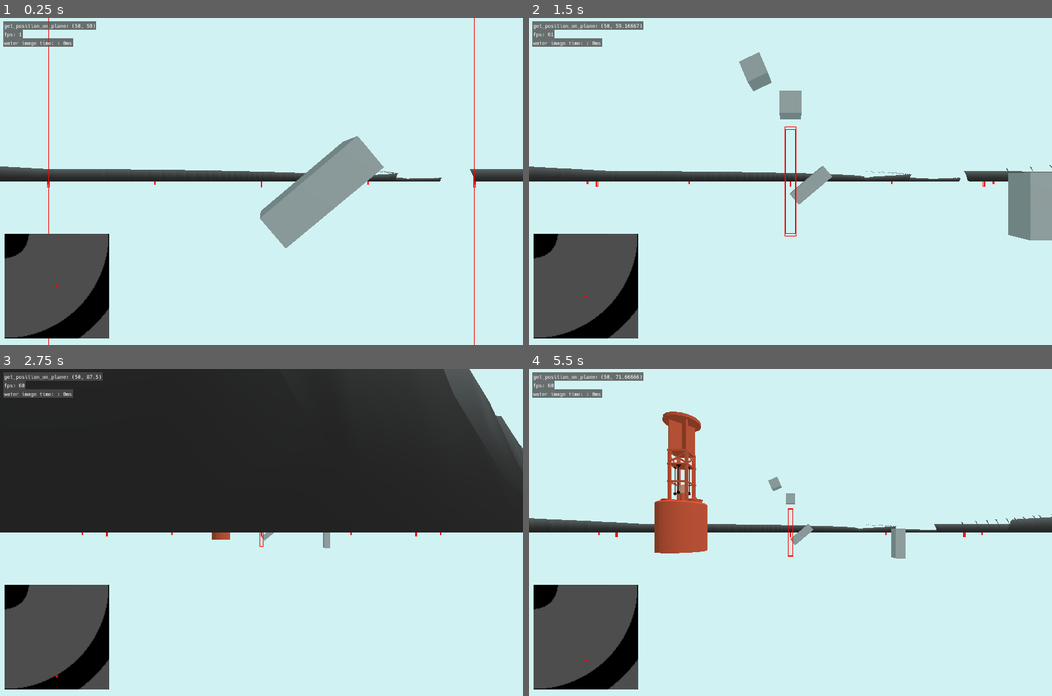
Above: before the commit, frames 1-4 (two rows, left to right).
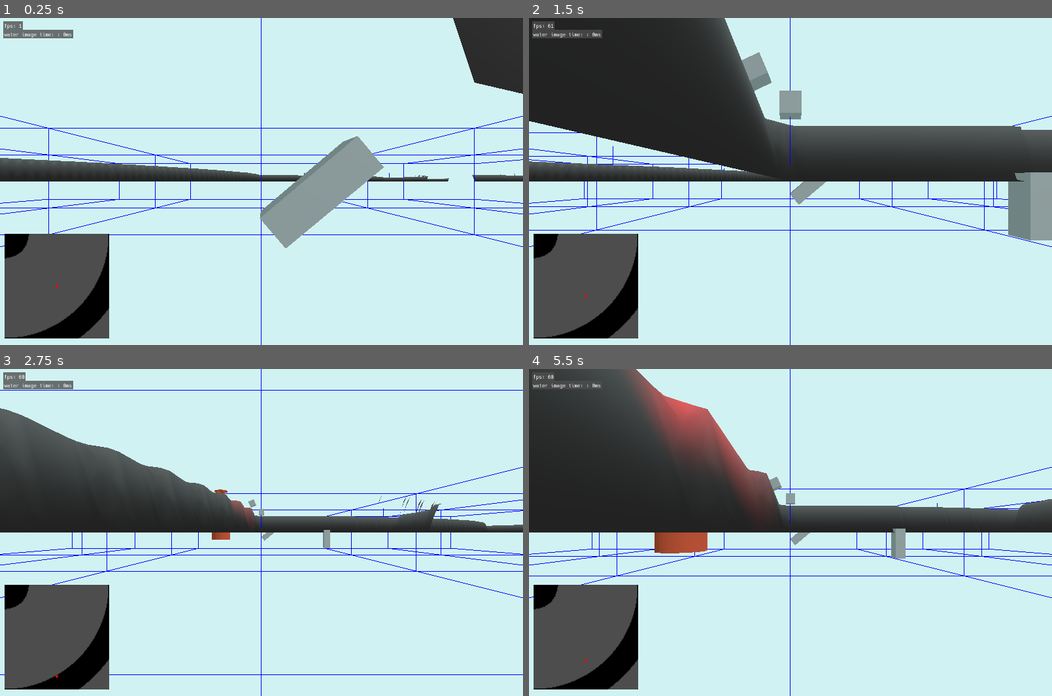
Above: after the commit, the same moments.

Repository: anthonyec/230904_godot_boat_game
Game: Godot game, scene res://main.tscn
Same seed, same stepped clock (60 frames per second), same inputs: the game is played once before the commit and once after it.
Inputs (mouse positions are in pixels of both pictures, inside the frame that each line leads up to):
- Up to frame 1 (0.25 s): no input
- Up to frame 2 (1.5 s): tap Enter (ui_accept) at 0.5, 0.77, 1.25 s; move the mouse to (905, 165) at 0.52 s; hold D (turn_right) 0.53-1.28 s; move the mouse to (685, 197) at 1.27 s; hold Down (throttle_down) from 1.28 s (still down)
- Up to frame 3 (2.75 s): tap Enter (ui_accept) at 1.52 s; move the mouse to (313, 460) at 2.02 s; release Down (throttle_down) at 2.03 s; hold D (turn_right) from 2.03 s (still down)
- Up to frame 4 (5.5 s): tap Shift (throttle_reset) at 2.75, 5 s; move the mouse to (764, 597) at 2.77 s; release D (turn_right) at 2.78 s; hold Up (throttle_up) 2.78-3.53 s; tap Enter (ui_accept) at 3.02, 3.77, 4.25, 4.52 s; move the mouse to (947, 581) at 3.52 s; hold A (turn_left) 3.53-5.03 s; move the mouse to (633, 483) at 4.27 s; move the mouse to (816, 532) at 5.02 s; hold Down (throttle_down) from 5.03 s (still down)

The runs differ from the first frame. In frame 1, 6.5% of the frame differs, in the area x 0-100%, y 0-100%; in frame 2, 27%; in frame 3, 42%; in frame 4, 23%.

Commit message:
Fix some water plane spawning

Diff:
--- a/debug_water_overlay.gd
+++ b/debug_water_overlay.gd
@@ -9,13 +9,5 @@
 	queue_redraw()
 
 func _draw() -> void:
-	var pos = parent.water.get_position_on_plane(parent.global_position)
-
-	DebugDraw.set_text("get_position_on_plane", str(pos))
-
 	var percent = parent.water.get_percent_on_plane(parent.global_position)
-	var view_percent = parent.water.get_percent_on_plane(parent.global_position - parent.global_transform.basis.z * 5)
-
 	draw_circle(size * percent, 3, Color.RED)
-#	draw_line(size * percent, size * view_percent, Color.WHITE)
-#	draw_rect(Rect2(size.x * percent.x, size.y * percent.y, 5, 5), Color.RED)
--- a/entities/ocean/ocean.gd
+++ b/entities/ocean/ocean.gd
@@ -4,6 +4,7 @@
 const plane_size: Vector2 = Vector2(100, 100)
 const plane_origin: Vector2 = Vector2(50, 50)
 const max_wave_height: float = 10
+const plane_grid_size: int = 6 # E.g 4x4 or 10x10
 
 @export var wave_direction_1: Vector2 = Vector2(3, 3)
 @export var wave_direction_2: Vector2 = Vector2(0.5, 0.5)
@@ -16,7 +17,6 @@
 
 var plane_width: float = 100
 var plane_height: float = 100
-var max_planes: int = 6 # Even numbers work best for even spread around camera.
 
 var time: float = 0
 var time_to_render_image: int = 0
@@ -36,7 +36,7 @@
 
 func _ready() -> void:
 	# Spawn plane pool for moving them around to simulate infinite planes.
-	var number_of_planes = max_planes * max_planes
+	var number_of_planes = plane_grid_size * plane_grid_size
 
 	for index in number_of_planes:
 		var duplicated_plane = plane.duplicate()
@@ -45,6 +45,9 @@
 
 	plane_material = plane.mesh.surface_get_material(0)
 	simulation_material = simulation_texture.material
+
+	# Remove the original plane used to duplicate.
+	remove_child(plane)
 
 func _process(delta: float) -> void:
 	time += delta
@@ -80,20 +83,30 @@
 	var camera = get_viewport().get_camera_3d()
 
 	var nearest_plane_position: Vector3 = Vector3(
-		round(camera.global_position.x / plane_width) * plane_width,
+		# Adding the origin surrounds the player with even number of planes.
+		(round(camera.global_position.x / plane_size.x) * plane_size.x) + plane_origin.x,
 		global_position.y,
-		round(camera.global_position.z / plane_height) * plane_height,
+		(round(camera.global_position.z / plane_size.y) * plane_size.y) + plane_origin.y,
 	)
+
+	DebugDraw.draw_box(nearest_plane_position, Vector3(1, 20, 1), Color.RED)
 
 	var index: int = 0
 
-	for x in range(-max_planes / 2, max_planes / 2):
-		for z in range(-max_planes / 2, max_planes / 2):
-			var surrounding_plane_position = nearest_plane_position - Vector3(plane_width * x, 0, plane_height * z)
+	for x in plane_grid_size:
+		for z in plane_grid_size:
+			var duplicate_position = Vector3(
+				(nearest_plane_position.x + plane_size.x * x) - (plane_size.x / 2 * plane_grid_size),
+				0,
+				nearest_plane_position.z + plane_size.y * z - (plane_size.y / 2 * plane_grid_size)
+			)
 
-			DebugDraw.draw_box(planes[index].global_position, Vector3(0.5, 5, 0.5), Color.RED)
-			planes[index].global_position = surrounding_plane_position
+			planes[index].global_position = duplicate_position
 			index += 1
+
+			DebugDraw.draw_ray_3d(duplicate_position, Vector3.UP, 10, Color.BLUE)
+			DebugDraw.draw_box(duplicate_position, Vector3(plane_size.x, 50, plane_size.y), Color.BLUE)
+
 
 func get_position_on_plane(target: Vector3) -> Vector2:
 	return Vector2(
